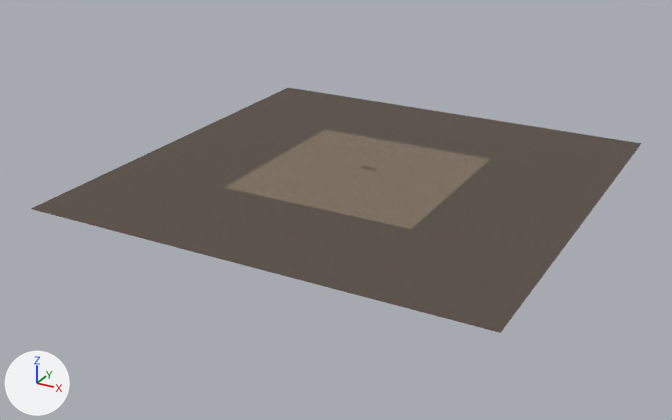
Two versions of the glTF model swamp-city-assets/city-e.glb, one commit apart.
Camera for both pictures: a 50 mm camera at (862.0, -1668.0, 742.0) aimed at (-35.0, -36.0, -74.0). Arrows for +X, +Y and +Z are at lower left; the lights stay in place. The picture after the commit comes second. Vertices at exactly the same position are counted once.

The scene before the commit, as lines of its bpy script (objects in view):
```python
me_city_e = bpy.data.meshes.new('city-e')
me_city_e.from_pydata(...)  # 24 vertices, 36 faces; spans x -490.0..490.0, y -470.0..510.0, z -2.0..0.0
# faces by material slot: [24, 12]
me_city_e.materials.append(mat_mud)  # picture img_dirt_jpg
me_city_e.materials.append(mat_bank)  # picture img_stonewall_jpg
ob_city_e = bpy.data.objects.new('city-e', me_city_e)
ob_city_e.location = (0.0, 0.0, 0.0)
```
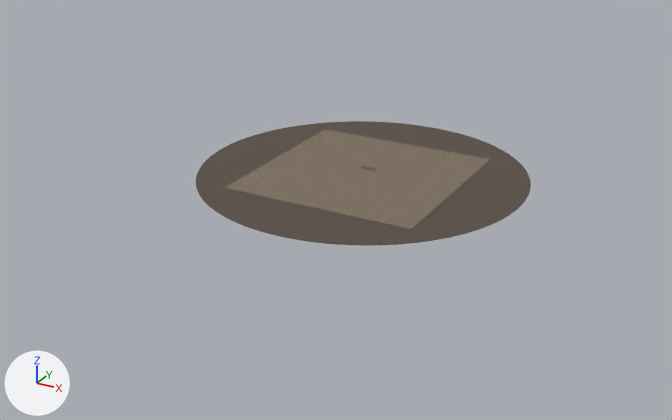
The edits, one by one:
me_city_e is used by ob_city_e; location (0.0, 0.0, 0.0).
me_city_e had 24 vertices, 36 faces and spanned x -490.0..490.0, y -470.0..510.0, z -2.0..0.0.
me_city_e now has 274 vertices, 536 faces and spans x -360.0..360.0, y -340.0..380.0, z -2.0..0.0.
me_city_e part 1: the loose piece of 8 vertices spanning x -490.0..490.0, y -470.0..510.0, z -2.0..-1.0 is rebuilt with 258 vertices and now spans x -360.0..360.0, y -340.0..380.0, z -2.0..-1.0.

What differs and where, as boxes [x1, y1, x2, y2] in the pictures (672 x 420 px):
'city-e', reshaped (45% narrower, 49% shorter)
    before: [31, 88, 641, 333]
    after: [196, 121, 531, 246]
